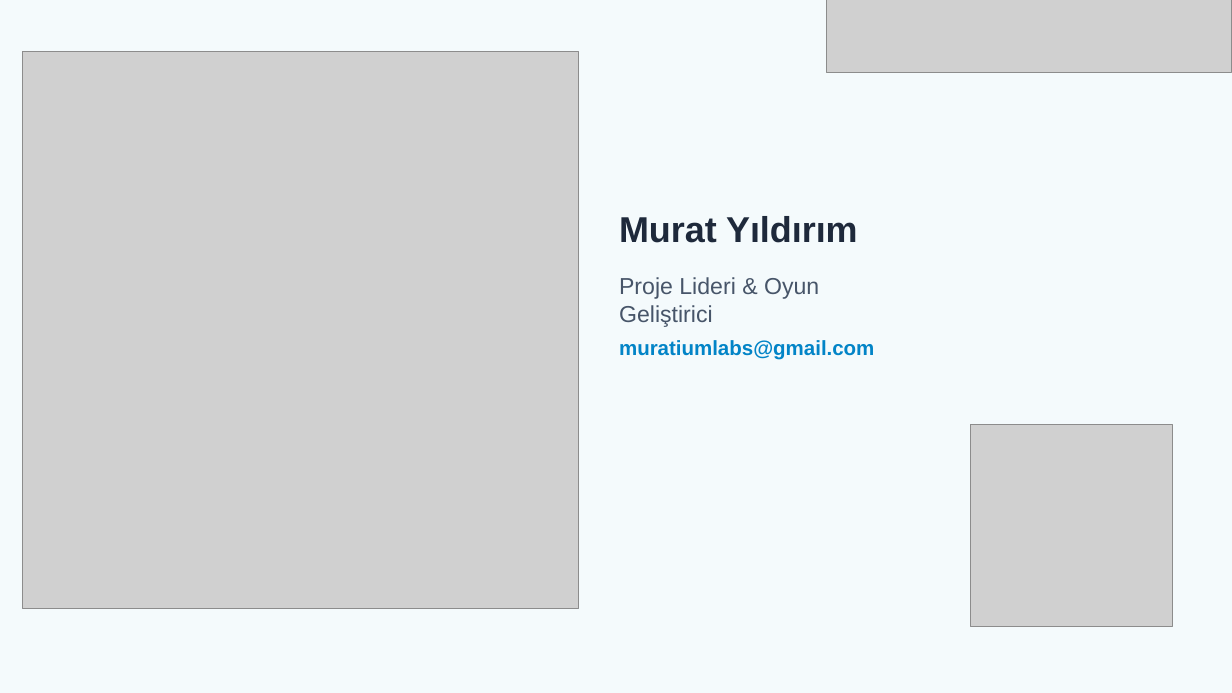
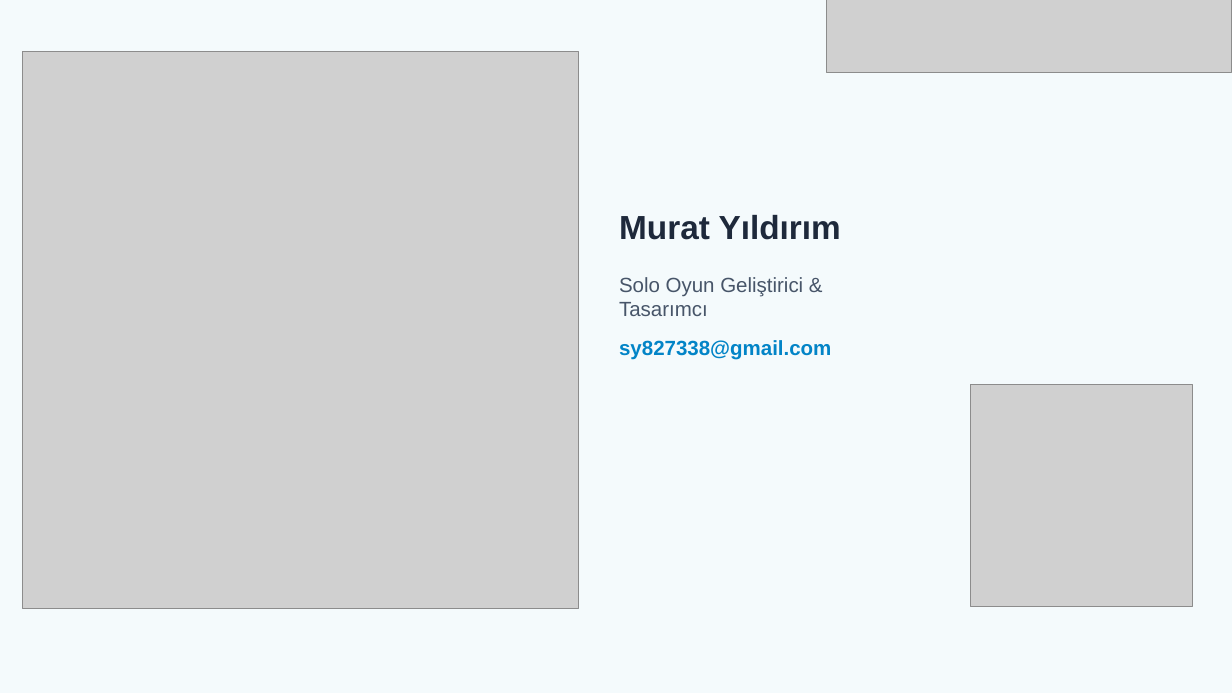
Before and after one commit to muratyildirim12q/resilientia-antalya, a slide deck: slide 10 of RESILIENTIA_ANTALYA_2031_SUNUM.pptx. Drawn at 1232x693 pixels with LibreOffice and Linux fonts; fonts in the diff are those of the drawing; grey boxes stand for pictures. Boxes give left, top, right and bottom in pixels: in the first picture for what was removed or moved away, otherwise in the second. Text is boxed around its words. In the diff, an @@ line names an element or a change of style, - is before the commit and + after.

Commit message:
docs: guncel sunum sablonu, canli oyun ici goruntuleri ve seffaf logo entegrasyonu

```diff
--- a/RESILIENTIA_ANTALYA_2031_SUNUM.pptx
+++ b/RESILIENTIA_ANTALYA_2031_SUNUM.pptx
@@ text "Murat Yıldırım" at box(619, 215, 841, 240): size 28 to 26 pt @@
@@ text at box(619, 277, 803, 316): text changed; size 18 to 16 pt @@
-Proje Lideri & Oyun Geliştirici
+Solo Oyun Geliştirici & Tasarımcı
@@ text at box(619, 340, 831, 359): text changed @@
-muratiumlabs@gmail.com
+sy827338@gmail.com
@@ picture: place and size @@
-picture at box(970, 424, 1173, 627)
+picture at box(970, 384, 1193, 607)
```
Also in this commit, not shown: 8 other slides changed, 1 slide added, 1 slide removed, 5 other files.
